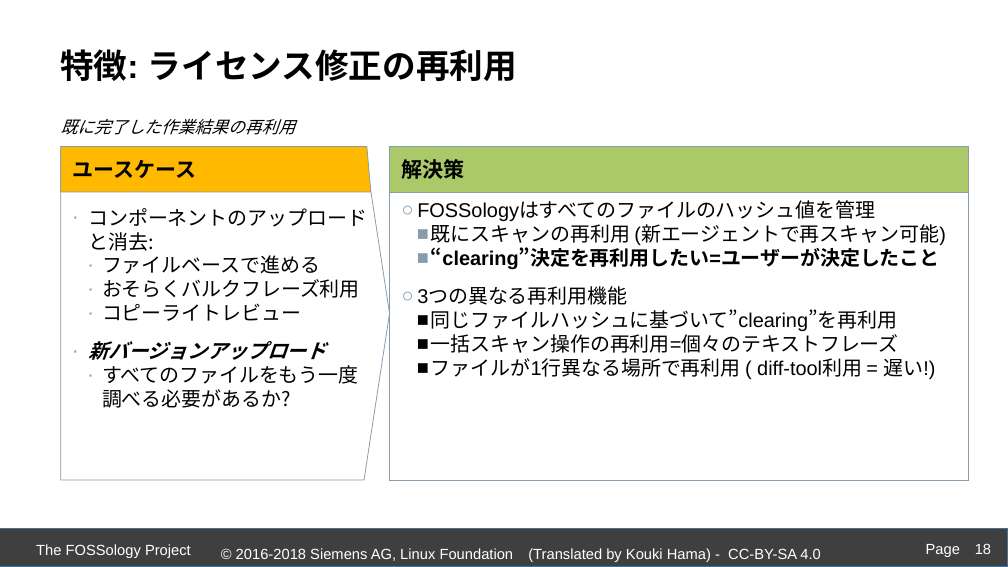
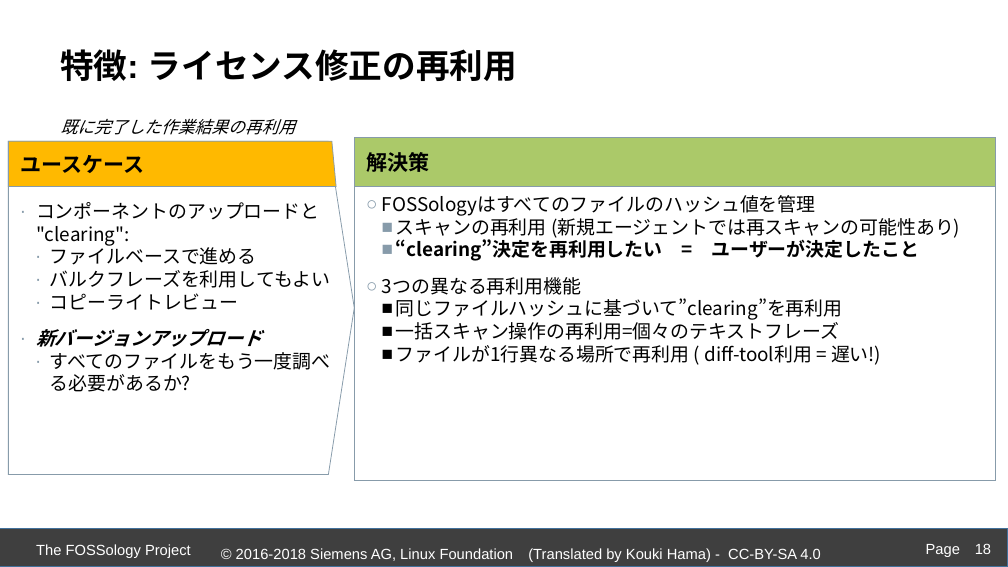
Before and after one commit to fossology/FOSSologySlides, a slide deck: slide 18 of Module-D-JPN-Acceleration-Features.pptx. Drawn at 1008x567 pixels with LibreOffice and Linux fonts; fonts in the diff are those of the drawing; background and template pictures are left out. Boxes give left, top, right and bottom in pixels: in the first picture for what was removed or moved away, otherwise in the second. Text is boxed around its words. In the diff, an @@ line names an element or a change of style, - is before the commit and + after.

```diff
--- a/Module-D-JPN-Acceleration-Features.pptx
+++ b/Module-D-JPN-Acceleration-Features.pptx
@@ freeform shape "ユースケース": place and size @@
-freeform shape "ユースケース" at box(60, 147, 371, 192)
+freeform shape "ユースケース" at box(8, 141, 337, 187)
@@ pentagon arrow "コンポーネントのアップロードと "clearing":": place and size @@
-pentagon arrow "コンポーネントのアップロードと "clearing":" at box(60, 147, 389, 480)
+pentagon arrow "コンポーネントのアップロードと "clearing":" at box(8, 141, 355, 475)
@@ rectangle "解決策": place and size @@
-rectangle "解決策" at box(389, 147, 969, 192)
+rectangle "解決策" at box(355, 137, 996, 187)
@@ text in pentagon arrow at box(36, 202, 319, 246): text changed; size 19 to 18 pt @@
-  ∙ コンポーネントのアップロードと消去:
+  ∙ コンポーネントのアップロードと "clearing":
@@ rectangle "FOSSologyはすべてのファイルのハッシュ値を管理": place and size @@
-rectangle "FOSSologyはすべてのファイルのハッシュ値を管理" at box(389, 192, 969, 480)
+rectangle "FOSSologyはすべてのファイルのハッシュ値を管理" at box(355, 187, 996, 480)
@@ text in rectangle at box(382, 195, 881, 365): size 19 to 18 pt, font Arial to Noto Sans CJK JP in "FOSSologyはすべてのファイルのハッシュ値を管理", "3つの異なる再利用機能", "同じファイルハッシュに基づいて”clearing”を再利用", "一括スキャン操作の再利用=個々のテキストフレーズ" and 1 more places @@
@@ text in rectangle at box(396, 214, 960, 261): text changed; size 19 to 18 pt; font Arial to Noto Sans CJK JP; bold off @@
-    ■ 既にスキャンの再利用 (新エージェントで再スキャン可能)
-    ■ “clearing”決定を再利用したい=ユーザーが決定したこと
+    ■ スキャンの再利用 (新規エージェントでは再スキャンの可能性あり)
+    ■ “clearing”決定を再利用したい = ユーザーが決定したこと
@@ text in pentagon arrow at box(36, 244, 331, 392): size 19 to 18 pt in "ファイルベースで進める", "コピーライトレビュー", "新バージョンアップロード", "すべてのファイルをもう一度調べる必要があるか?" @@
@@ text in pentagon arrow at box(50, 270, 331, 288): text changed; size 19 to 18 pt @@
-    ∙ おそらくバルクフレーズ利用
+    ∙ バルクフレーズを利用してもよい
```
Also in this commit, not shown: 15 other slides changed.
